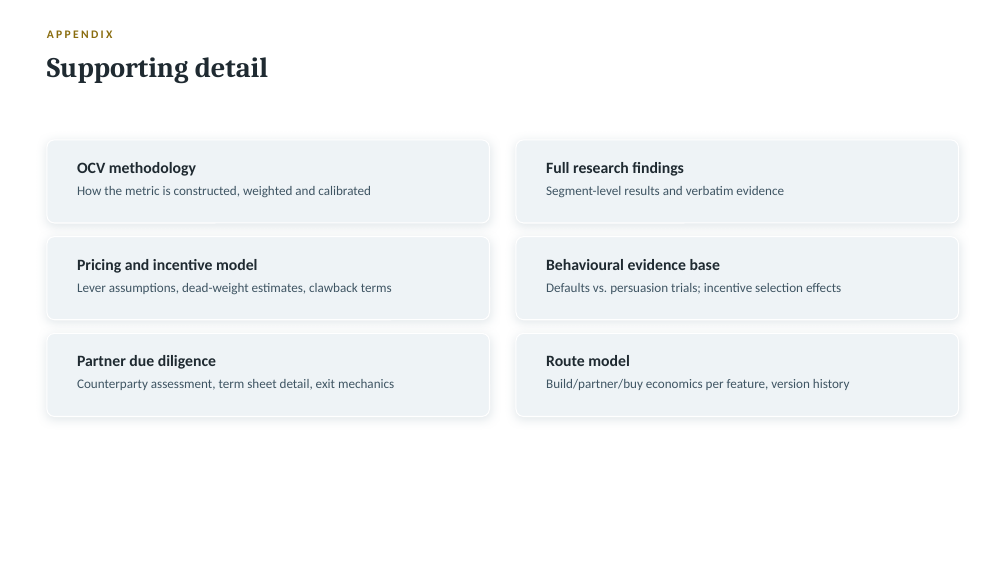
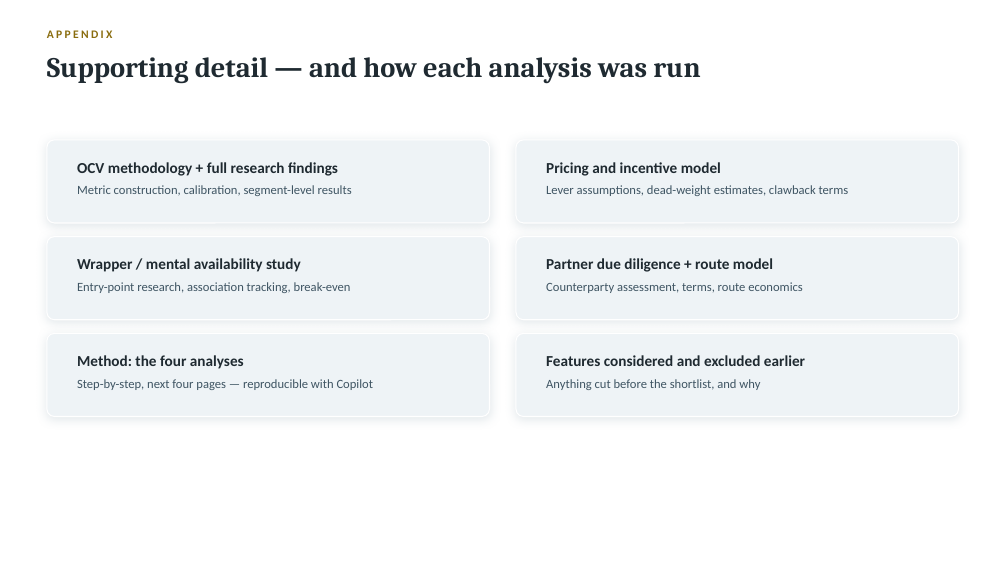
Before and after one commit to tmth-studio/methods, a slide deck: slide 21 of proposition-launch-deck/segment-proposition-template.pptx (slide 20 before the commit). Drawn at 1008x567 pixels with LibreOffice and Linux fonts; fonts in the diff are those of the drawing. Boxes give left, top, right and bottom in pixels: in the first picture for what was removed or moved away, otherwise in the second. Text is boxed around its words. In the diff, an @@ line names an element or a change of style, - is before the commit and + after.

Commit message:
Segment variant: marketing wrapper + method appendix (25 slides)
- Wrapper slide in section 02: proposition-level configuration layer.
  Mental availability at category entry points; fixed cost amortised
  across features (reach test, not the incentive dead-weight test);
  the multiplier rule (cannot rescue demand-gate failures)
- Sensitivity slide gains the wrapper row (4 rows, compressed geometry)
- Appendix: contents + 4 method pages (OCV per the OCV standard,
  lever sizing with the two-part test, wrapper case, route pricing) -
  each with inputs, 5 steps, and a run-it-with-Copilot bar
- QA: new/changed pages visually verified

```diff
--- a/proposition-launch-deck/segment-proposition-template.pptx
+++ b/proposition-launch-deck/segment-proposition-template.pptx
@@ text at [47,57,700,84]: text changed @@
-Supporting detail
+Supporting detail — and how each analysis was run
@@ text at [77,162,338,176]: text changed; size 15 to 14.5 pt @@
-OCV methodology
+OCV methodology + full research findings
@@ text at [546,162,721,176]: text changed; size 15 to 14.5 pt @@
-Full research findings
+Pricing and incentive model
@@ text at [77,185,352,196]: text changed; size 12.5 to 12 pt @@
-How the metric is constructed, weighted and calibrated
+Metric construction, calibration, segment-level results
@@ text at [546,185,849,196]: text changed; size 12.5 to 12 pt @@
-Segment-level results and verbatim evidence
+Lever assumptions, dead-weight estimates, clawback terms
@@ text at [77,258,301,272]: text changed; size 15 to 14.5 pt @@
-Pricing and incentive model
+Wrapper / mental availability study
@@ text at [546,258,773,272]: text changed; size 15 to 14.5 pt @@
-Behavioural evidence base
+Partner due diligence + route model
@@ text at [77,282,351,293]: text changed; size 12.5 to 12 pt @@
-Lever assumptions, dead-weight estimates, clawback terms
+Entry-point research, association tracking, break-even
@@ text at [546,282,803,293]: text changed; size 12.5 to 12 pt @@
-Defaults vs. persuasion trials; incentive selection effects
+Counterparty assessment, terms, route economics
@@ text at [77,355,244,369]: text changed; size 15 to 14.5 pt @@
-Partner due diligence
+Method: the four analyses
@@ text at [546,355,805,366]: text changed; size 15 to 14.5 pt @@
-Route model
+Features considered and excluded earlier
@@ text at [77,379,374,390]: text changed; size 12.5 to 12 pt @@
-Counterparty assessment, term sheet detail, exit mechanics
+Step-by-step, next four pages — reproducible with Copilot
@@ text at [546,379,760,390]: text changed; size 12.5 to 12 pt @@
-Build/partner/buy economics per feature, version history
+Anything cut before the shortlist, and why
```
Also in this commit, not shown: 2 other slides changed, 5 slides added, 1 other file.
